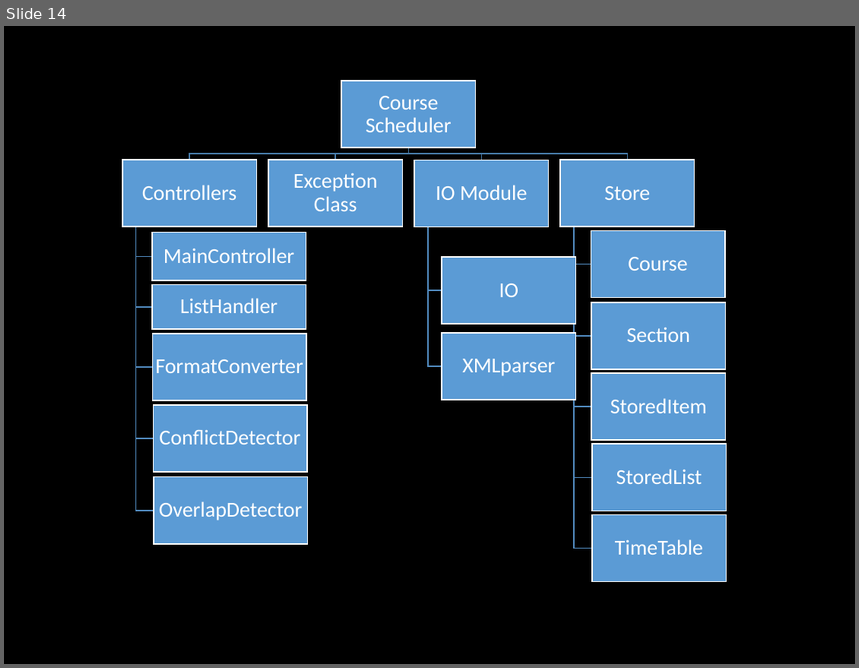
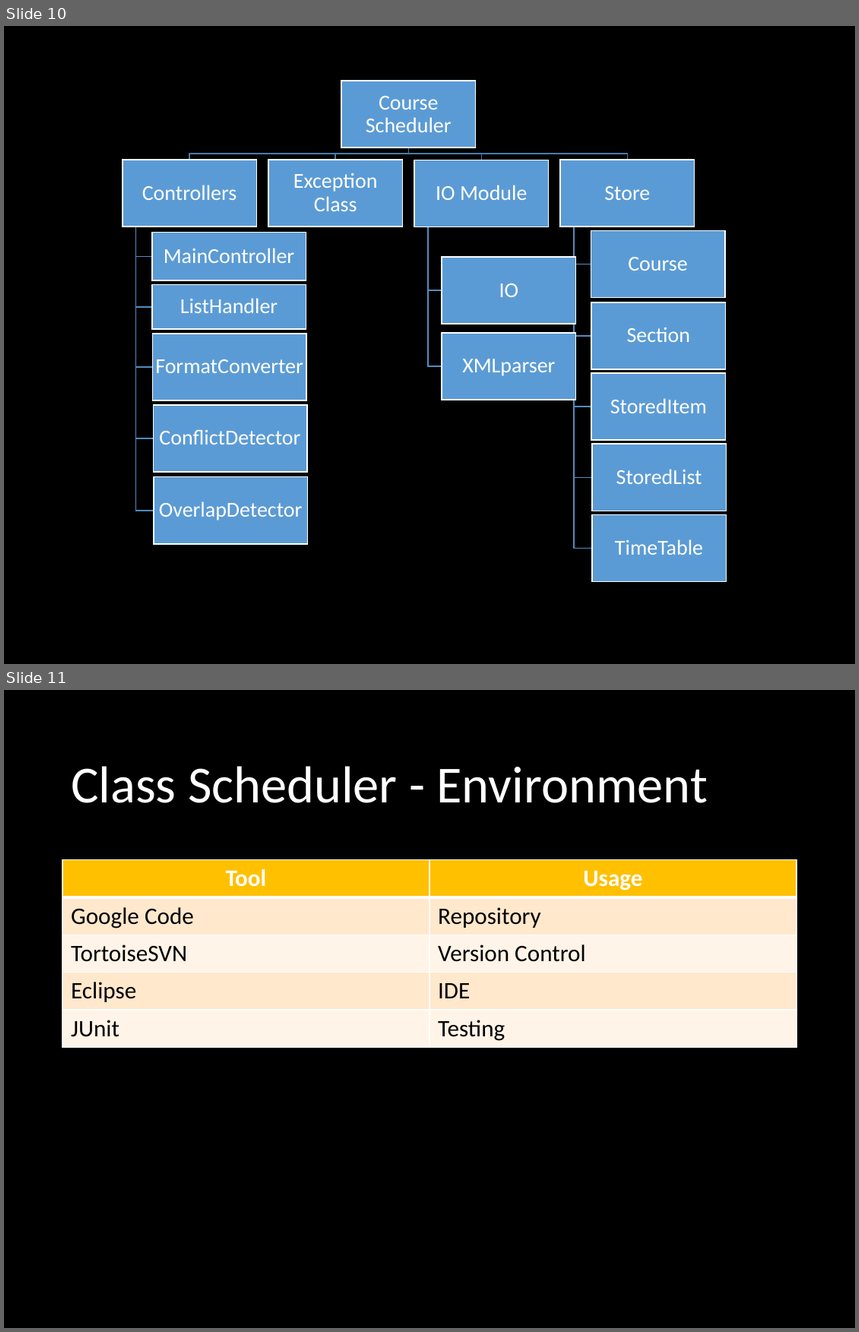
Before and after one commit to hmchan83/cs3343-2014a-g6, a slide deck: PM docs/Presentation.pptx. Shown one above the other, each under a label of ours: slide 14 before the commit, slides 10 and 11 after it. The pictures are 859x668 and 859x1332 pixels, drawn with LibreOffice and Linux fonts; fonts in the diff are those of the drawing. Boxes give left, top, right and bottom in pixels: in the first picture for what was removed or moved away, otherwise in the second. Text is boxed around its words. In the diff, an @@ line names an element or a change of style, - is before the commit and + after.

```diff
--- a/PM docs/Presentation.pptx
+++ b/PM docs/Presentation.pptx
@@ slide 11 added at (4,690,855,1328), background #000000 @@
@@ title added at (71,766,708,803), 44 pt, text #FFFFFF @@
+Class Scheduler - Environment
@@ table added at (63,860,797,1045), 5 rows, 2 columns @@
+Tool | Usage
+Google Code | Repository
+TortoiseSVN | Version Control
+Eclipse | IDE
+JUnit | Testing
@@ what was slide 14 is now slide 10 @@
```
Also in this commit, not shown: 1 slide changed, 1 other file.
